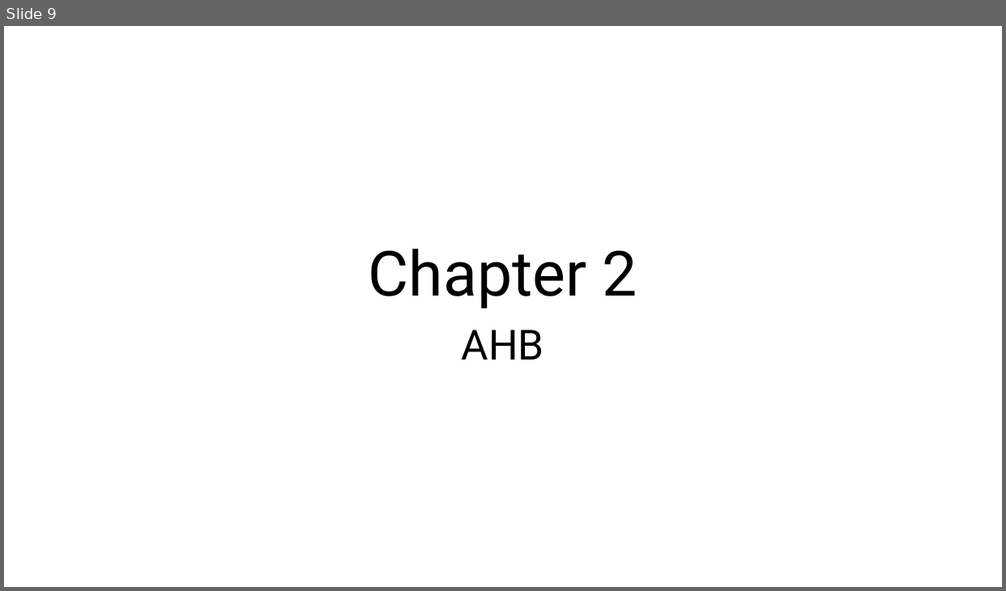
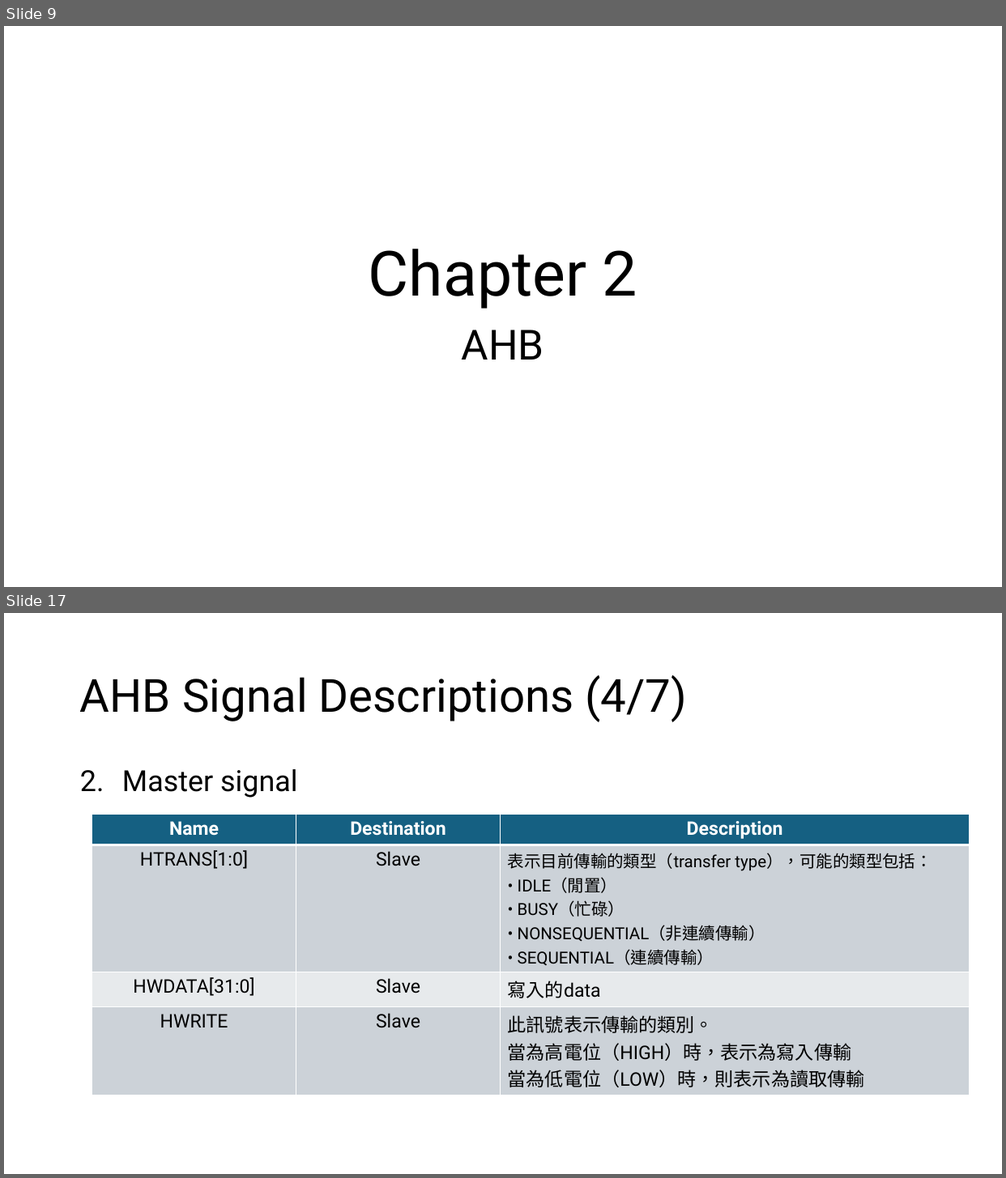
Before and after one commit to s9001055/DV_learning, a slide deck: AMBA/AMBA_learning.pptx. Shown one above the other, each under a label of ours: slide 9 before the commit, slides 9 and 17 after it; the slides between them are not shown. The pictures are 1006x591 and 1006x1178 pixels, drawn with LibreOffice and Linux fonts; fonts in the diff are those of the drawing. Boxes give left, top, right and bottom in pixels: in the first picture for what was removed or moved away, otherwise in the second. Text is boxed around its words. In the diff, an @@ line names an element or a change of style, - is before the commit and + after.

Commit message:
Modify: AMBA/AMBA_learning.pptx 1. Add chapter 2 AHB Signal Descriptions

```diff
--- a/AMBA/AMBA_learning.pptx
+++ b/AMBA/AMBA_learning.pptx
@@ slide 17 added at box(4, 613, 1002, 1174), background #FFFFFF @@
@@ title added at box(80, 675, 688, 722), 44 pt, text #000000 @@
+AHB Signal Descriptions (4/7)
@@ text added at box(122, 769, 297, 798), 28 pt, text #000000 @@
+2. Master signal
@@ table added at box(92, 815, 970, 1091), 4 rows, 3 columns @@
+Name | Destination | Description
+HTRANS[1:0] | Slave | 表示目前傳輸的類型（transfer type），可能的類型包括： / • IDLE（閒置） / • BUSY（忙碌） / • NONSEQUENTIAL（非連續傳輸） / • SEQUENTIAL（連續傳輸）
+HWDATA[31:0] | Slave | 寫入的data
+HWRITE | Slave | 此訊號表示傳輸的類別。 / 當為高電位（HIGH）時，表示為寫入傳輸 / 當為低電位（LOW）時，則表示為讀取傳輸
```
Also in this commit, not shown: 5 slides changed, 5 other slides added, 1 other file.
